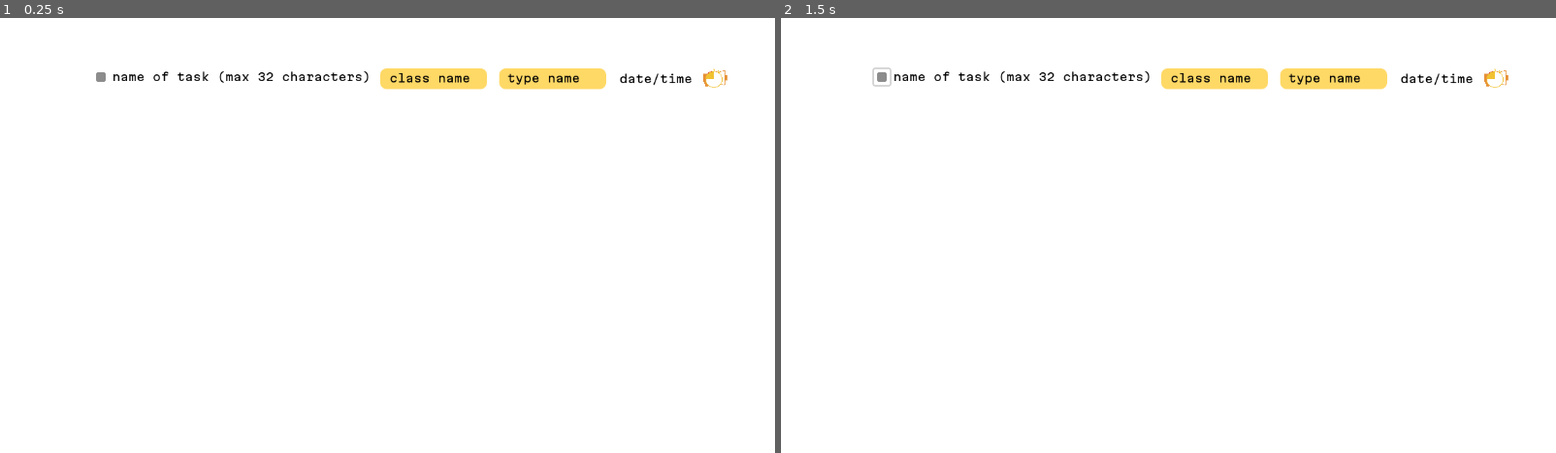
Above: before the commit, frames 1-2 (left to right).
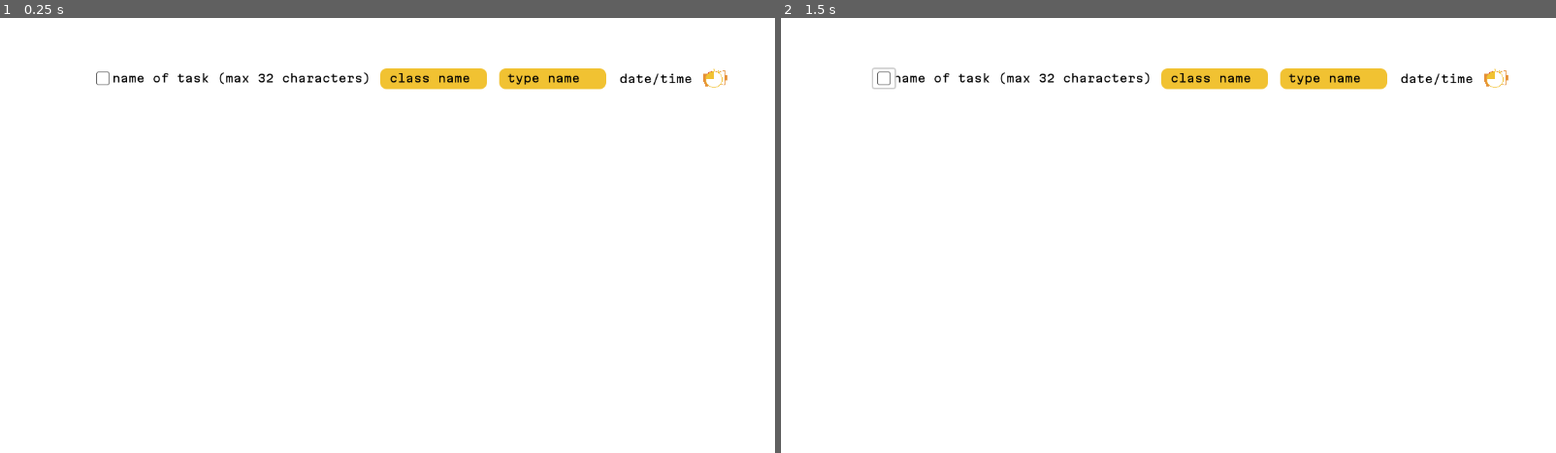
Above: after the commit, the same moments.

Repository: a-nush-s/hackru25
Game: Godot game, scene res://lightmodetask.tscn
Same seed, same stepped clock (60 frames per second), same inputs: the game is played once before the commit and once after it. The project has no main scene, so this scene is started directly.
Inputs (mouse positions are in pixels of both pictures, inside the frame that each line leads up to):
- Up to frame 1 (0.25 s): no input
- Up to frame 2 (1.5 s): click (881, 78) at 0.52 s; click (881, 78) at 1.27 s

The runs differ from the first frame. In frame 1, 1.5% of the frame differs, in the area x 12-79%, y 11-17%; in frame 2, 1.6%, in the area x 11-79%, y 11-17%.

Commit message:
finished task ui

Diff:
--- /dev/null
+++ b/darkmodetask.tscn
@@ -0,0 +1,107 @@
+[gd_scene load_steps=9 format=3 uid="uid://2xidx5rv1u6j"]
+
+[ext_resource type="FontFile" uid="uid://dfvkfjugp4cx1" path="res://Martian_Mono/MartianMono-VariableFont_wdth,wght.ttf" id="1_cvwx7"]
+[ext_resource type="Texture2D" uid="uid://tudq1kfy7dw2" path="res://icons/Darkexclamation(overdue).png" id="2_kctwe"]
+[ext_resource type="Texture2D" uid="uid://bo036llcaox2i" path="res://icons/Darkmegaphone(today).png" id="3_0mqda"]
+[ext_resource type="Texture2D" uid="uid://4tn4bmyfesll" path="res://icons/Darktimer(soon).png" id="4_yagpi"]
+[ext_resource type="Texture2D" uid="uid://bse3s4y3t2lle" path="res://Dcheckbox/DarkCheckedbox (1).png" id="5_tm03d"]
+[ext_resource type="Texture2D" uid="uid://befmxeykybaje" path="res://Dcheckbox/DarkUncheckedbox (1).png" id="6_ep1gf"]
+
+[sub_resource type="Theme" id="Theme_sa6dv"]
+
+[sub_resource type="StyleBoxFlat" id="StyleBoxFlat_sgi7y"]
+bg_color = Color(1, 0.85098, 0.4, 1)
+corner_radius_top_left = 10
+corner_radius_top_right = 10
+corner_radius_bottom_right = 10
+corner_radius_bottom_left = 10
+
+[node name="task_darkmode" type="Control"]
+layout_mode = 3
+anchors_preset = 15
+anchor_right = 1.0
+anchor_bottom = 1.0
+grow_horizontal = 2
+grow_vertical = 2
+theme = SubResource("Theme_sa6dv")
+
+[node name="ColorRect" type="ColorRect" parent="."]
+offset_left = 6.0
+offset_top = -1.0
+offset_right = 954.0
+offset_bottom = 36.0
+color = Color(0, 0, 0, 1)
+
+[node name="Panel" type="Panel" parent="."]
+offset_left = 433.0
+offset_top = 2.0
+offset_right = 592.0
+offset_bottom = 33.0
+theme_override_styles/panel = SubResource("StyleBoxFlat_sgi7y")
+
+[node name="Panel2" type="Panel" parent="."]
+offset_left = 610.0
+offset_top = 2.0
+offset_right = 769.0
+offset_bottom = 33.0
+theme_override_styles/panel = SubResource("StyleBoxFlat_sgi7y")
+
+[node name="Label" type="Label" parent="."]
+offset_left = 35.0
+offset_top = 7.0
+offset_right = 419.0
+offset_bottom = 30.0
+theme_override_colors/font_color = Color(1, 1, 1, 1)
+theme_override_fonts/font = ExtResource("1_cvwx7")
+text = "name of task (max 32 characters)"
+
+[node name="Label2" type="Label" parent="."]
+offset_left = 447.0
+offset_top = 7.0
+offset_right = 574.0
+offset_bottom = 30.0
+theme_override_colors/font_color = Color(1, 1, 1, 1)
+theme_override_fonts/font = ExtResource("1_cvwx7")
+text = "class name"
+
+[node name="Label3" type="Label" parent="."]
+offset_left = 622.0
+offset_top = 7.0
+offset_right = 749.0
+offset_bottom = 30.0
+theme_override_colors/font_color = Color(1, 1, 1, 1)
+theme_override_fonts/font = ExtResource("1_cvwx7")
+text = "type name"
+
+[node name="Label4" type="Label" parent="."]
+offset_left = 789.0
+offset_top = 8.0
+offset_right = 916.0
+offset_bottom = 31.0
+theme_override_colors/font_color = Color(1, 1, 1, 1)
+theme_override_fonts/font = ExtResource("1_cvwx7")
+text = "date/time"
+
+[node name="Darkexclamation(overdue)" type="Sprite2D" parent="."]
+position = Vector2(928, 17)
+scale = Vector2(0.05, 0.05)
+texture = ExtResource("2_kctwe")
+
+[node name="Darkmegaphone(today)" type="Sprite2D" parent="."]
+position = Vector2(931.75, 17.1875)
+scale = Vector2(0.0366319, 0.036632)
+texture = ExtResource("3_0mqda")
+
+[node name="Darktimer(soon)" type="Sprite2D" parent="."]
+position = Vector2(928, 18)
+scale = Vector2(0.0451389, 0.0451389)
+texture = ExtResource("4_yagpi")
+
+[node name="CheckButton" type="CheckButton" parent="."]
+layout_mode = 0
+offset_left = -7.0
+offset_top = 3.0
+offset_right = 37.0
+offset_bottom = 31.0
+theme_override_icons/checked = ExtResource("5_tm03d")
+theme_override_icons/unchecked = ExtResource("6_ep1gf")
--- a/lightmodetask.tscn
+++ b/lightmodetask.tscn
@@ -1,14 +1,16 @@
-[gd_scene load_steps=7 format=3 uid="uid://dlut71swxs55i"]
+[gd_scene load_steps=9 format=3 uid="uid://dlut71swxs55i"]
 
 [ext_resource type="FontFile" uid="uid://dfvkfjugp4cx1" path="res://Martian_Mono/MartianMono-VariableFont_wdth,wght.ttf" id="1_s2pc3"]
 [ext_resource type="Texture2D" uid="uid://bgyl4wsbahf2a" path="res://icons/Lightexclamation(overdue).png" id="2_3sidf"]
+[ext_resource type="Texture2D" uid="uid://b6mabth32b3eg" path="res://Lcheckbox/LightCheckedbox (1).png" id="2_q3gbs"]
+[ext_resource type="Texture2D" uid="uid://5st7nbvqh0vo" path="res://Lcheckbox/LightUncheckedbox (1).png" id="3_bowda"]
 [ext_resource type="Texture2D" uid="uid://cnotjgdhiv233" path="res://icons/Lightmegaphone(today).png" id="3_m6vv1"]
 [ext_resource type="Texture2D" uid="uid://24jan4b4x2w" path="res://icons/Lighttimer(soon).png" id="4_y8yyl"]
 
 [sub_resource type="CanvasItemMaterial" id="CanvasItemMaterial_rvcn7"]
 
 [sub_resource type="StyleBoxFlat" id="StyleBoxFlat_f3wfj"]
-bg_color = Color(1, 0.85098, 0.4, 1)
+bg_color = Color(0.945098, 0.760784, 0.196078, 1)
 corner_radius_top_left = 10
 corner_radius_top_right = 10
 corner_radius_bottom_right = 10
@@ -27,12 +29,12 @@
 grow_horizontal = 2
 grow_vertical = 2
 
-[node name="CheckBox" type="CheckBox" parent="."]
+[node name="ColorRect" type="ColorRect" parent="."]
 layout_mode = 0
 offset_left = 6.0
-offset_top = 3.0
-offset_right = 30.0
-offset_bottom = 27.0
+offset_top = -1.0
+offset_right = 954.0
+offset_bottom = 36.0
 
 [node name="Panel" type="Panel" parent="."]
 layout_mode = 0
@@ -53,9 +55,9 @@
 [node name="Label" type="Label" parent="."]
 layout_mode = 0
 offset_left = 35.0
-offset_top = 5.0
-offset_right = 292.0
-offset_bottom = 28.0
+offset_top = 7.0
+offset_right = 419.0
+offset_bottom = 30.0
 theme_override_colors/font_color = Color(0, 0, 0, 1)
 theme_override_fonts/font = ExtResource("1_s2pc3")
 text = "name of task (max 32 characters)"
@@ -104,3 +106,12 @@
 position = Vector2(929.333, 17)
 scale = Vector2(0.0388889, 0.0388889)
 texture = ExtResource("4_y8yyl")
+
+[node name="CheckButton" type="CheckButton" parent="."]
+layout_mode = 0
+offset_left = 5.0
+offset_top = 3.0
+offset_right = 37.0
+offset_bottom = 31.0
+theme_override_icons/checked = ExtResource("2_q3gbs")
+theme_override_icons/unchecked = ExtResource("3_bowda")
--- /dev/null
+++ b/new_theme.tres
@@ -0,0 +1,27 @@
+[gd_resource type="Theme" load_steps=5 format=3 uid="uid://cbeicof7qr2jc"]
+
+[sub_resource type="CompressedTexture2D" id="CompressedTexture2D_yfn4k"]
+load_path = "res://.godot/imported/LightCheckedbox (1).png-5570f38e899c339b5c90c434ed8e9418.ctex"
+
+[sub_resource type="CompressedTexture2D" id="CompressedTexture2D_lukh8"]
+load_path = "res://.godot/imported/LightUncheckedbox (1).png-33b9eb6b5fa4fd4467207f9fc7af23ad.ctex"
+
+[sub_resource type="StyleBoxFlat" id="StyleBoxFlat_mpie8"]
+bg_color = Color(0.937255, 0.937255, 0.937255, 1)
+
+[sub_resource type="StyleBoxFlat" id="StyleBoxFlat_8mi4f"]
+bg_color = Color(1, 1, 1, 1)
+
+[resource]
+Button/colors/font_pressed_color = Color(1, 1, 1, 1)
+Button/colors/icon_normal_color = Color(1, 1, 1, 1)
+Tree/colors/children_hl_line_color = Color(1, 1, 1, 1)
+Tree/colors/font_color = Color(1, 1, 1, 1)
+Tree/colors/parent_hl_line_color = Color(0, 0, 0, 1)
+Tree/colors/relationship_line_color = Color(0, 0, 0, 1)
+Tree/colors/title_button_color = Color(1, 1, 1, 1)
+Tree/icons/checked = SubResource("CompressedTexture2D_yfn4k")
+Tree/icons/unchecked = SubResource("CompressedTexture2D_lukh8")
+Tree/icons/unchecked_disabled = SubResource("CompressedTexture2D_lukh8")
+Tree/styles/button_pressed = SubResource("StyleBoxFlat_mpie8")
+Tree/styles/title_button_hover = SubResource("StyleBoxFlat_8mi4f")
Binary file added: Dcheckbox/DarkCheckedbox (1).png
Not shown, added: Dcheckbox/DarkCheckedbox (1).png.import
Binary file added: Dcheckbox/DarkUncheckedbox (1).png
Not shown, added: Dcheckbox/DarkUncheckedbox (1).png.import
Binary file added: Lcheckbox/LightCheckedbox (1).png
Not shown, added: Lcheckbox/LightCheckedbox (1).png.import
Binary file added: Lcheckbox/LightUncheckedbox (1).png
Not shown, added: Lcheckbox/LightUncheckedbox (1).png.import
